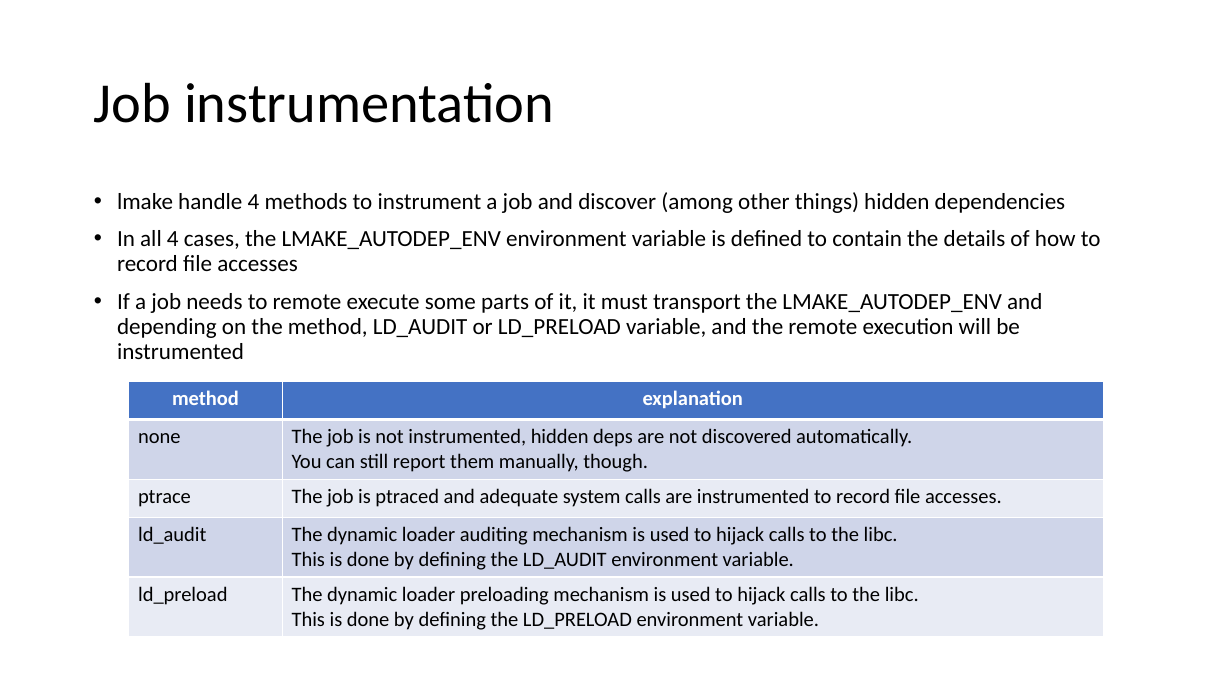
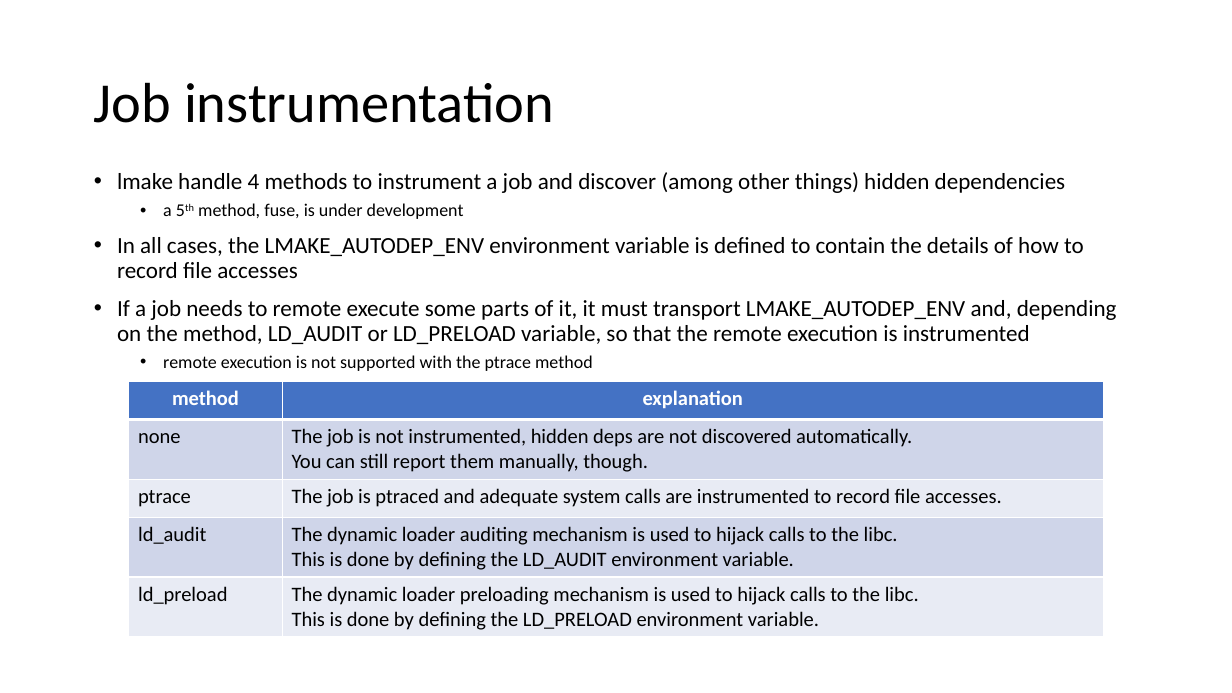
Before and after one commit to cesar-douady/open-lmake, a slide deck: slide 14 of doc/lmake_doc.pptx. Drawn at 1232x693 pixels with LibreOffice and Linux fonts; fonts in the diff are those of the drawing. Boxes give left, top, right and bottom in pixels: in the first picture for what was removed or moved away, otherwise in the second. Text is boxed around its words. In the diff, an @@ line names an element or a change of style, - is before the commit and + after.

```diff
--- a/doc/lmake_doc.pptx
+++ b/doc/lmake_doc.pptx
@@ text "lmake handle 4 methods to ..." moved from (x1=117, y1=192, x2=1101, y2=359) to (x1=117, y1=172, x2=1117, y2=371) @@
@@ text at (x1=117, y1=203, x2=1117, y2=371): text changed @@
-• In all 4 cases, the LMAKE_AUTODEP_ENV environment variable is defined to contain the details of how to record file accesses
-• If a job needs to remote execute some parts of it, it must transport the LMAKE_AUTODEP_ENV and depending on the method, LD_AUDIT or LD_PRELOAD variable, and the remote execution will be instrumented
+  • a 5th method, fuse, is under development
+• In all cases, the LMAKE_AUTODEP_ENV environment variable is defined to contain the details of how to record file accesses
+• If a job needs to remote execute some parts of it, it must transport LMAKE_AUTODEP_ENV and, depending on the method, LD_AUDIT or LD_PRELOAD variable, so that the remote execution is instrumented
+  • remote execution is not supported with the ptrace method
```
Also in this commit, not shown: 16 other slides changed, 5 slides removed, 5 other files.
